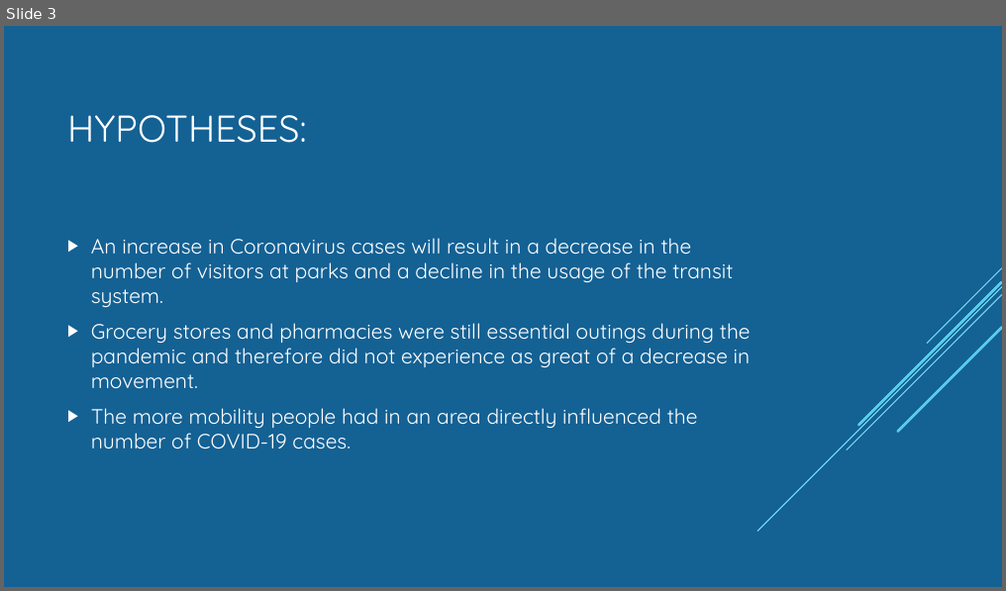
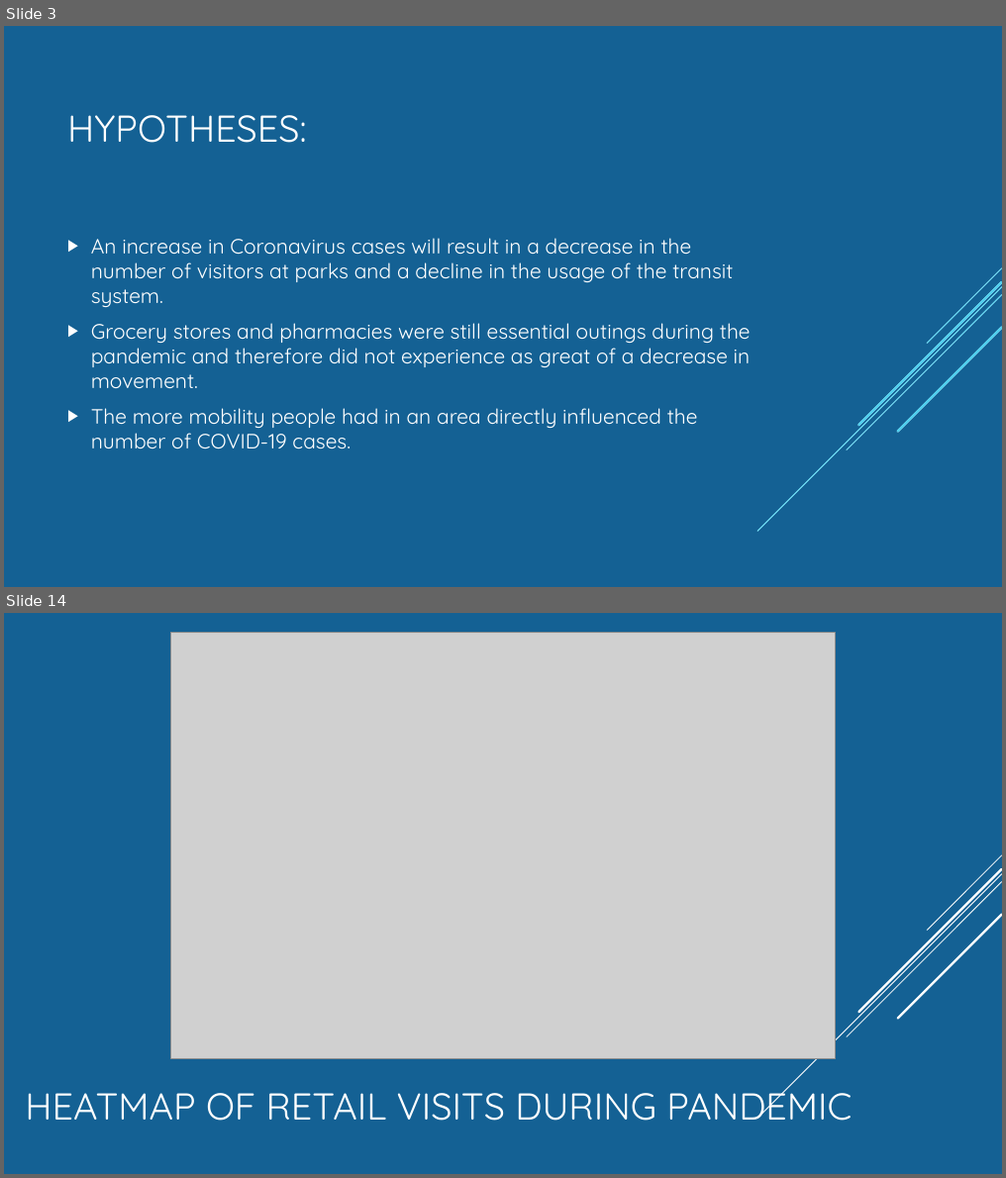
Before and after one commit to Munseaux/Pandemic-Movement, a slide deck: presentation.pptx. Shown one above the other, each under a label of ours: slide 3 before the commit, slides 3 and 14 after it; the slides between them are not shown. The pictures are 1006x591 and 1006x1178 pixels, drawn with LibreOffice and Linux fonts; fonts in the diff are those of the drawing; grey boxes stand for pictures. Boxes give left, top, right and bottom in pixels: in the first picture for what was removed or moved away, otherwise in the second. Text is boxed around its words. In the diff, an @@ line names an element or a change of style, - is before the commit and + after.

```diff
--- a/presentation.pptx
+++ b/presentation.pptx
@@ slide 14 added at [4,613,1002,1174], background #146194; not listed: 5 template elements that a slide beside it also shows @@
@@ picture added at [171,633,835,1059] @@
@@ title added at [25,1081,851,1121], 36 pt, text #FFFFFF @@
+HEATMAP OF RETAIL VISITS DURING PANDEMIC
```
Also in this commit, not shown: 4 slides changed, 9 other slides added, 6 slides removed.
